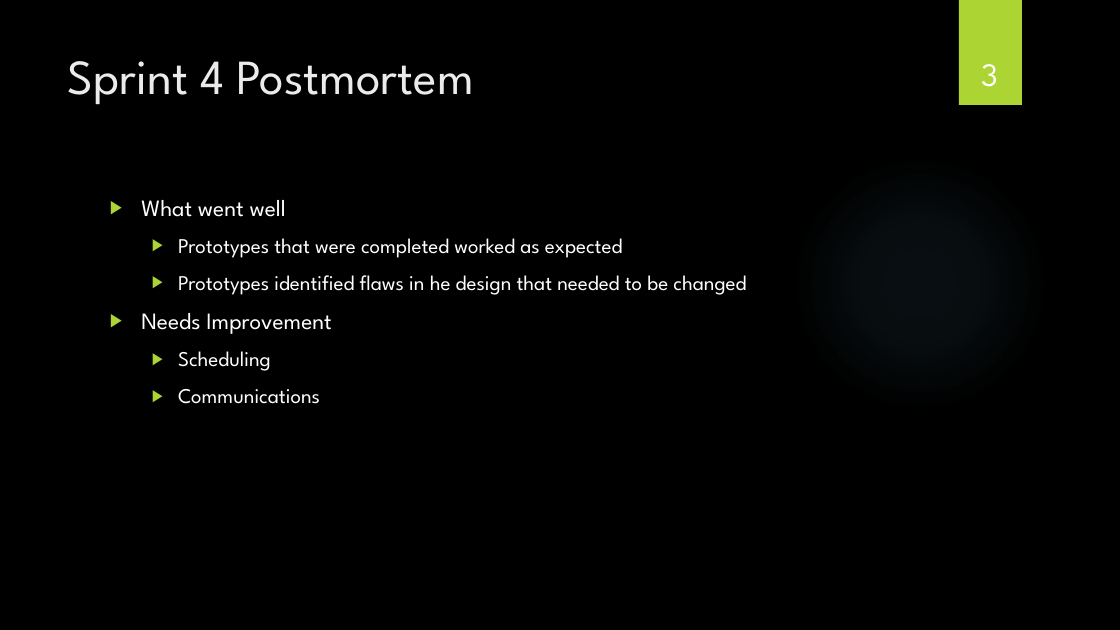
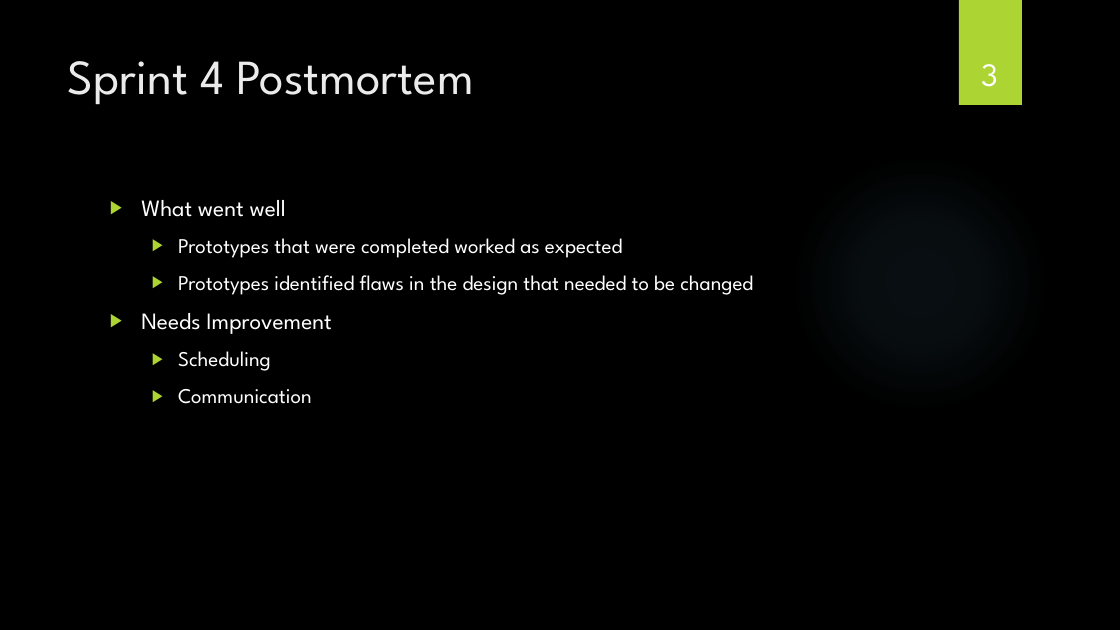
Before and after one commit to powellb1/CapStone, a slide deck: slide 3 of Documentation/Class Presentations/Are We There Yet Progress Report 6.pptx. Drawn at 1120x630 pixels with LibreOffice and Linux fonts; fonts in the diff are those of the drawing; background and template pictures are left out. Boxes give left, top, right and bottom in pixels: in the first picture for what was removed or moved away, otherwise in the second. Text is boxed around its words. In the diff, an @@ line names an element or a change of style, - is before the commit and + after.

```diff
--- a/Documentation/Class Presentations/Are We There Yet Progress Report 6.pptx
+++ b/Documentation/Class Presentations/Are We There Yet Progress Report 6.pptx
@@ text at bbox=[178, 275, 753, 295]: text changed @@
-  ▶ Prototypes identified flaws in he design that needed to be changed
+  ▶ Prototypes identified flaws in the design that needed to be changed
@@ text at bbox=[178, 389, 312, 404]: text changed @@
-  ▶ Communications
+  ▶ Communication
```
Also in this commit, not shown: 1 other slide changed, 1 other file.
